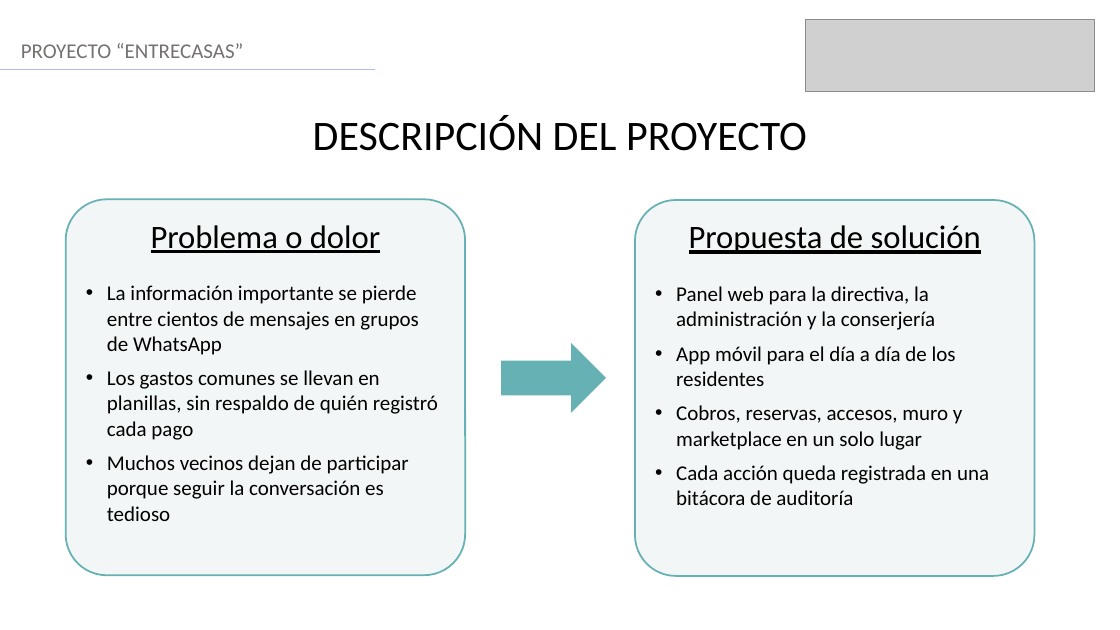
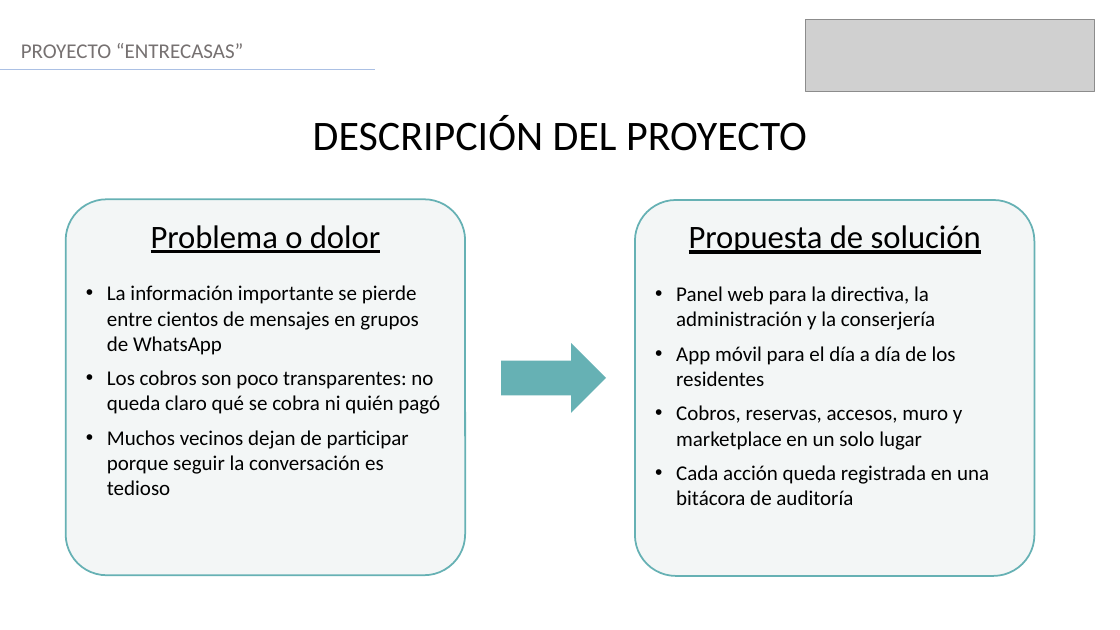
Before and after one commit to JonasMateosValenzuelaLopez/ProyectoTesis, a slide deck: slide 3 of FASE-3/Evidencias Grupales/Presentación final EntreCasas.pptx. Drawn at 1120x630 pixels with LibreOffice and Linux fonts; fonts in the diff are those of the drawing; grey boxes stand for pictures. Boxes give left, top, right and bottom in pixels: in the first picture for what was removed or moved away, otherwise in the second. Text is boxed around its words. In the diff, an @@ line names an element or a change of style, - is before the commit and + after.

```diff
--- a/FASE-3/Evidencias Grupales/Presentación final EntreCasas.pptx
+++ b/FASE-3/Evidencias Grupales/Presentación final EntreCasas.pptx
@@ text in rounded rectangle at bbox=[107, 370, 440, 414]: text changed @@
-• Los gastos comunes se llevan en planillas, sin respaldo de quién registró cada pago
+• Los cobros son poco transparentes: no queda claro qué se cobra ni quién pagó
```
Also in this commit, not shown: 5 other slides changed, 8 other files.
